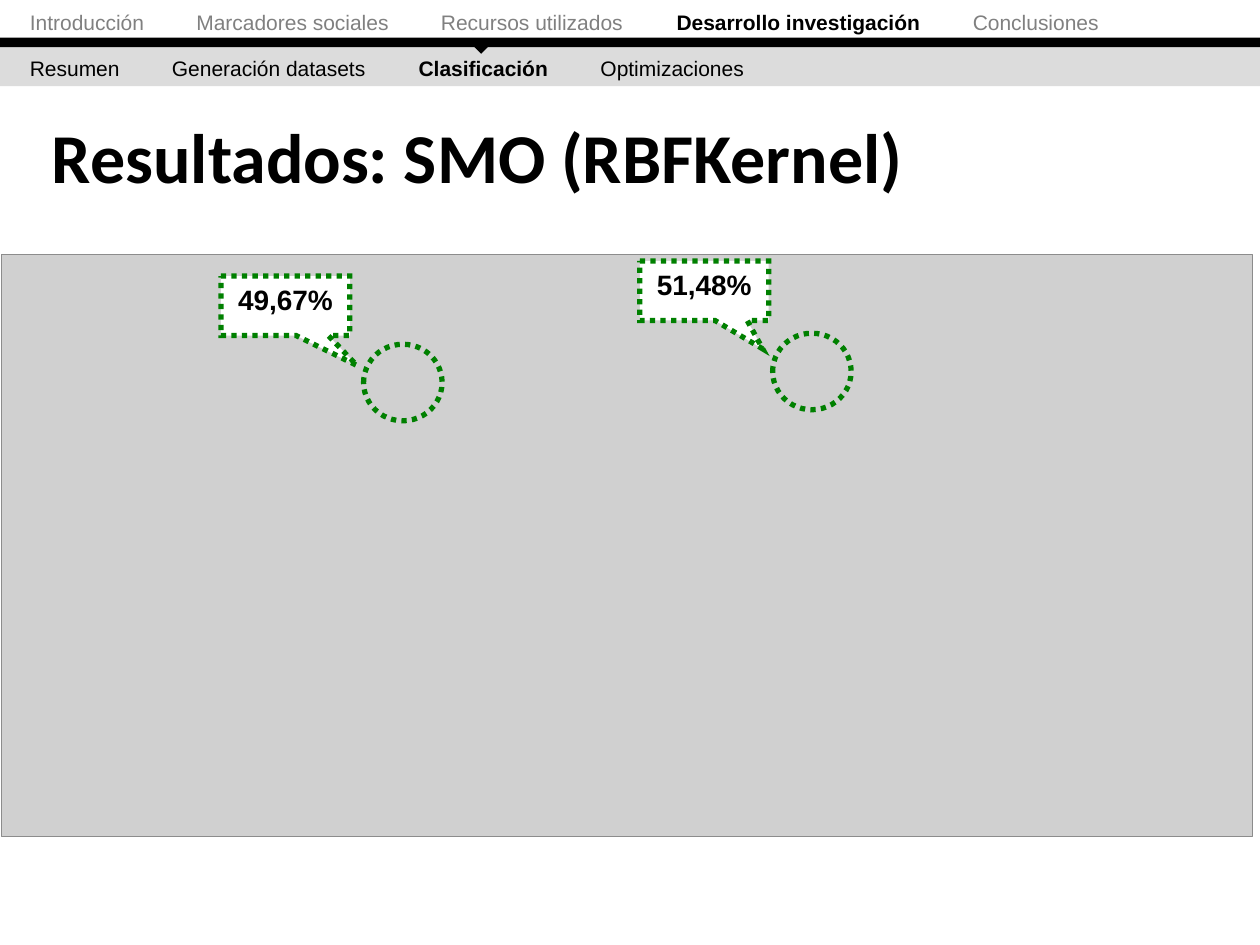
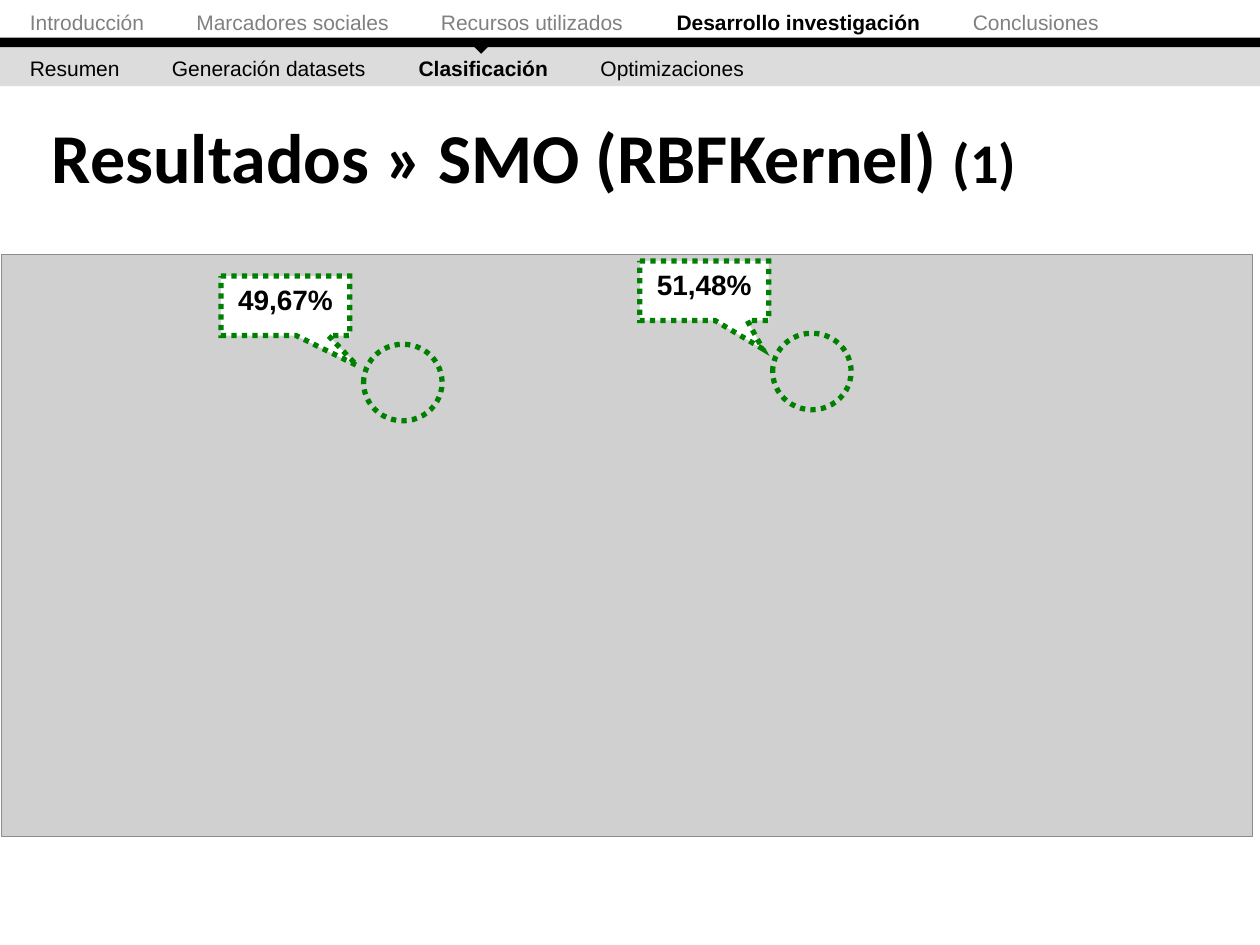
Before and after one commit to ak907kenai/nicotournetesis, a slide deck: slide 47 of docs_trunk/Presentación/Nicolás Tourné - Presentación Tesis (v2.1).ppt (slide 45 before the commit). Drawn at 1260x945 pixels with LibreOffice and Linux fonts; fonts in the diff are those of the drawing; grey boxes stand for pictures. Boxes give left, top, right and bottom in pixels: in the first picture for what was removed or moved away, otherwise in the second. Text is boxed around its words. In the diff, an @@ line names an element or a change of style, - is before the commit and + after.

```diff
--- a/docs_trunk/Presentación/Nicolás Tourné - Presentación Tesis (v2.1).ppt
+++ b/docs_trunk/Presentación/Nicolás Tourné - Presentación Tesis (v2.1).ppt
@@ title at <box>52,131,1016,194</box>: text changed @@
-Resultados: SMO (RBFKernel)
+Resultados » SMO (RBFKernel) (1)
```
Also in this commit, not shown: 6 other slides changed, 3 slides added.
